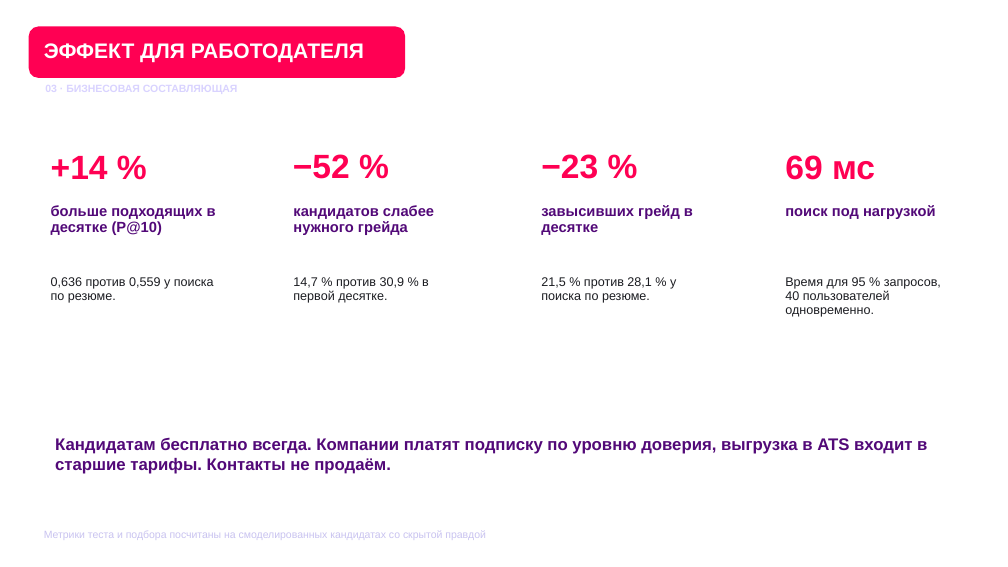
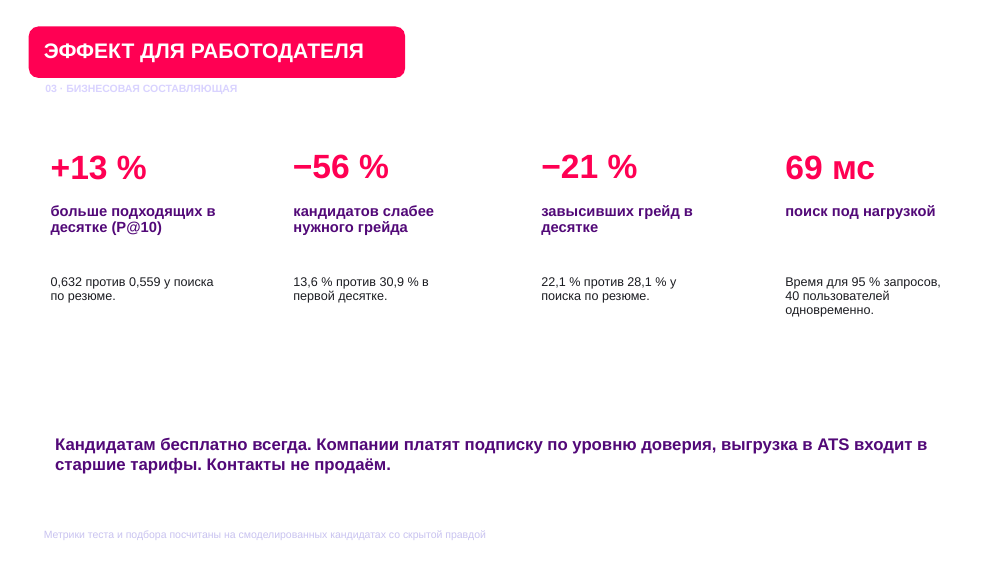
Before and after one commit to KonkovDV/fsp-talent, a slide deck: slide 22 of submission/03-presentation/FSP_Talent_presentation.pptx. Drawn at 1008x567 pixels with LibreOffice and Linux fonts; fonts in the diff are those of the drawing; background and template pictures are left out. Boxes give left, top, right and bottom in pixels: in the first picture for what was removed or moved away, otherwise in the second. Text is boxed around its words. In the diff, an @@ line names an element or a change of style, - is before the commit and + after.

Commit message:
Презентация: цифры подбора после настройки весов и атака «20 сессий» по main 5a32a2c
- подбор (python -m app.validation.matching, зёрна 2026–2028): nDCG@10 0,658, P@10 0,632, Спирмен 0,410,
  завышенный грейд 22,1 %, слабее нужного 13,6 % против 28,1 % и 30,9 % у поиска по резюме
- производные плашки: +13 %, −56 %, −21 %
- веса формулы: навыки 0,45, грейд 0,30, роль 0,25, тест и ФСП 0,3 (backend/app/services/matching.py)
- протоколы опубликованных методов: 0,621 и 0,684, BM25 0,399
- атака «20 сессий»: 5,7 % против 5,3 % честно, 2400 человек на шести зёрнах
- титул без строки с адресом стенда, как в версии владельца 07fc390

```diff
--- a/submission/03-presentation/FSP_Talent_presentation.pptx
+++ b/submission/03-presentation/FSP_Talent_presentation.pptx
@@ text at (x1=51, y1=155, x2=108, y2=180): text changed @@
-+14 %
++13 %
@@ text at (x1=293, y1=154, x2=350, y2=179): text changed @@
-−52 %
+−56 %
@@ text at (x1=541, y1=154, x2=598, y2=178): text changed @@
-−23 %
+−21 %
@@ text at (x1=51, y1=277, x2=214, y2=303): text changed @@
-0,636 против 0,559 у поиска по резюме.
+0,632 против 0,559 у поиска по резюме.
@@ text at (x1=293, y1=277, x2=429, y2=303): text changed @@
-14,7 % против 30,9 % в первой десятке.
+13,6 % против 30,9 % в первой десятке.
@@ text at (x1=541, y1=277, x2=676, y2=303): text changed @@
-21,5 % против 28,1 % у поиска по резюме.
+22,1 % против 28,1 % у поиска по резюме.
```
Also in this commit, not shown: 18 other slides changed, 1 other file.
